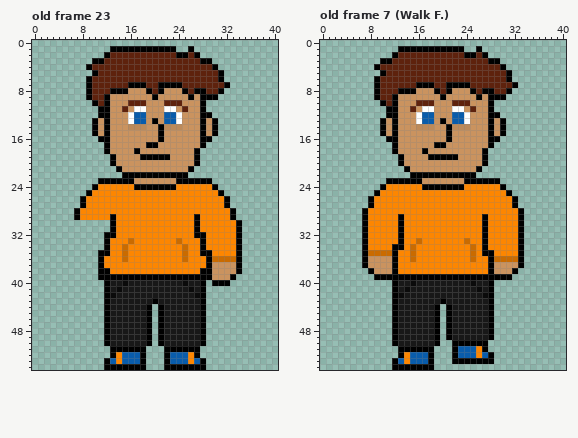
File history of a pixel-art file, WIP/Brian.aseprite. Above, as it was before the edit.
41x55 pixels, 23 frames. Shown: old frame 23, old frame 7 (Walk F.). The commit also changed other frames, which this record leaves out.
The result:
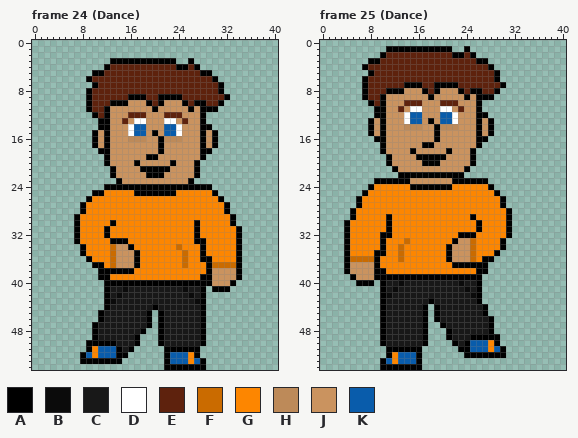
Palette (. is transparent): A #000000  B #0b0b0b  C #181818  D #ffffff  E #5e220d  F #ca6b00  G #fd8600  H #bd8a59  J #ca935f  K #095cab
A new or re-ordered frame is compared with the old frame closest to it.
Diff:
frames 23 -> 26
Frame 24 (Dance) is new; against old frame 23:
y 1: x 13..23 AAAAAAAAAAA -> ...........; x 26 A -> .
y 2: x 12..27 AEEEEEEEEEEEAAEA -> ................
y 3: x 10..29 AAEEEEEEEEEEEEEEEEAA -> ...AAAAAAAAAAA..A...
y 4: x 9..12 AEEE -> ...A; x 24..25 EE -> AA; x 27..30 EEEA -> A...
y 5: x 11 E -> A; x 28..31 EEEA -> AA..
y 6: x 30..31 EA -> A.
y 7: x 9..10 AE -> .A; x 16..18 AAA -> EEE; x 21..24 AAAA -> EEEE; x 31..32 EA -> A.
y 8: x 13..19 AAAJJJA -> EEEEEEE; x 21..25 AJJJA -> EEEEE; x 27..28 AA -> EE
y 9: x 12..32 AJJJJJJJAJJJJJAJAAA.. -> EEEEAAAEEAAAAEEEEEEEA
y 10: x 9..10 .A -> AE; x 12..27 AJJJEEEJJJEEEJJJ -> EAAAJJJAEAJJJAEA; x 29..31 ... -> EEA
y 11: x 9..11 ..A -> AEE; x 15 E -> J; x 17..18 DD -> JJ; x 20 J -> A; x 22..23 DD -> JJ; x 25..26 EJ -> JA; x 29..30 .. -> AA
y 12: x 10..11 .A -> AE; x 16..18 DKK -> EEE; x 22..24 KKD -> EEE; x 29 A -> .
y 13: x 10..11 AJ -> .A; x 15..18 JDKK -> EJDD; x 20 A -> J; x 22..25 KKDJ -> DDJE; x 29..30 JA -> ..
y 14: x 10..11 AJ -> .A; x 16..18 HHH -> DKK; x 21..24 AHHH -> JKKD; x 29..30 JA -> A.
y 15: x 16..18 JJJ -> DKK; x 20..24 JAJJJ -> AJKKD
y 16: x 10..11 .A -> AJ; x 16..18 JJJ -> HHH; x 22..24 JJJ -> HHH; x 29..30 A. -> JA
y 17: x 10..11 .. -> AJ; x 19..21 AAJ -> JJA; x 29..30 .. -> JA
y 18: x 11 . -> A; x 17 A -> J; x 21 J -> A; x 27..29 A.. -> JAA
y 19: x 12..13 .A -> AJ; x 18 A -> J; x 21..22 AA -> JJ; x 27..28 A. -> JA
y 20: x 12..13 .A -> AJ; x 17 J -> A; x 23 J -> A
y 21: x 13..14 .A -> AJ; x 18..22 JJJJJ -> AAAAA; x 26..27 A. -> JA
y 22: x 13..18 ..AAAA -> AJJJJJ; x 22..27 AAAA.. -> JJJJJA
y 23: x 11..13 AAA -> ...; x 15..16 AA -> JJ; x 24..25 AA -> JJ; x 27..29 AAA -> ...
y 24: x 10..16 AGGGGGG -> ..AAAAA; x 24..30 GGGGGGA -> AAAAAA.
y 25: x 9..11 AGG -> .AA; x 17..23 GGGGGGG -> AAAAAAA; x 30..31 GA -> A.
y 26: x 8..9 AG -> .A; x 31..32 GA -> A.
y 28: x 7..8 AG -> .A; x 32..33 GA -> A.
y 29: x 13 A -> G; x 27 A -> G
y 30: x 7..12 ...... -> AGGGGG; x 33..34 GA -> A.
y 31: x 7..13 ......A -> AGGGGAG
y 32: x 7..11 ..... -> AGGGG; x 13 A -> G; x 28 A -> G
y 33: x 7..16 .....AGGGF -> AGGGGGAAAG; x 24 F -> G; x 27 G -> A
y 34: x 8..16 ....AGGFG -> AGGGGFJJA; x 24..25 GF -> FG
y 35: x 8..17 ...AAGGFGG -> AGGGGFJJJA; x 29 A -> G
y 36: x 9..11 ..A -> AGG; x 13..17 GGFGG -> FJJJA; x 28 G -> A; x 30..33 FFFF -> GGGG
y 37: x 10 . -> A; x 13..17 GGGGG -> FJJJA; x 25 G -> F; x 30..33 JJJJ -> FFFF
y 38: x 13..16 GGGG -> AAAA; x 28 A -> G
y 39: x 13..27 AAAAAAAAAAAAAAA -> GGGGGGGGGGGGGGG; x 33..34 A. -> JA
y 40: x 13..27 CCBCCCCCCCCCBCC -> AAAAAAAAAAAAAAA; x 29..33 .AAA. -> AJJJA
y 41: x 14..15 BC -> CB; x 25..26 CB -> BC; x 30..32 ... -> AAA
y 42: x 13..14 BC -> CB; x 26..27 CB -> BC
y 43: x 13 C -> B; x 20 A -> C; x 27 C -> B
y 44: x 19..21 A.A -> CAC
y 45..46: x 11..12 .A -> AC
y 47: x 10..12 ..A -> ACC
y 48: x 10..12 ..A -> ACC; x 18..19 CA -> A.
y 49: x 10..12 ..A -> ACC; x 17..19 CCA -> A..
y 50: x 9..11 ... -> AAA; x 13 C -> A; x 17..19 CCA -> A..
y 51: x 9..13 ....A -> AGKKK; x 15 A -> C; x 17..18 AA -> ..
y 52: x 8..18 .....AGKKKA -> AKGKKKAA...
y 53: x 8..11 .... -> AAAA; x 13..18 KGKKKA -> AA....
y 54: x 12..18 AAAAAAA -> .......
Frame 25 (Dance) is new; against old frame 7 (Walk F.):
y 1: x 11..12 .. -> AA; x 22..24 AA. -> ..A; x 26 A -> .
y 2: x 10..12 ..A -> AEE; x 22..24 EEA -> AAE; x 26..27 EA -> ..
y 3: x 8..11 ..AA -> AAEE; x 26..29 EEAA -> AA..
y 4: x 7..9 ..A -> AEE; x 28..30 EEA -> A..
y 5: x 8..10 ..A -> AEE; x 29..31 EEA -> A..
y 6: x 7..9 ..A -> AEE; x 29..31 EEA -> A..
y 7: x 7..9 ..A -> AEE; x 14..15 EE -> AA; x 17..20 AAEE -> EEAA; x 23..24 AA -> EE; x 30..32 EEA -> A..
y 8: x 7..9 ..A -> AEE; x 11..12 EE -> AA; x 14..15 AA -> JJ; x 17..18 JJ -> AE; x 20..21 EA -> JJ; x 23..24 JJ -> AE; x 26..31 EAAEEA -> AEEA..
y 9: x 7..12 ..AEEA -> AEEAJJ; x 18 J -> A; x 20 A -> J; x 24 J -> A; x 27 J -> A; x 29..30 AA -> ..
y 10: x 8..9 .. -> AE; x 11..12 EA -> JJ; x 14..15 JJ -> EE; x 17..18 EE -> JJ; x 20..21 JJ -> EE; x 23..24 EE -> JJ; x 26..28 JJA -> A..
y 11: x 9..13 ..AAJ -> AAJJE; x 15..18 EJDD -> DDJJ; x 20..23 JJDD -> DDJE; x 25..28 EJJA -> JA..
y 12: x 9..12 ..AA -> AAJJ; x 14..18 JJDKK -> DKKJJ; x 20..24 JJKKD -> KKDJJ; x 26..29 JJAA -> AA..
y 13: x 8..9 .. -> AJ; x 12 A -> J; x 14..18 JJDKK -> DKKJA; x 20..24 AJKKD -> KKDJJ; x 26 J -> A; x 29..30 JA -> ..
y 14: x 8..9 .. -> AJ; x 12 A -> J; x 14..15 JJ -> HH; x 17..21 HHJJA -> JJAHH; x 23..24 HH -> JJ; x 26 J -> A; x 29..30 JA -> ..
y 15: x 8..9 .. -> AJ; x 12 A -> J; x 19 J -> A; x 21 A -> J; x 26 J -> A; x 29..30 JA -> ..
y 16: x 9..12 ..AA -> AAJJ; x 19 J -> A; x 21 A -> J; x 26..29 JJAA -> AA..
y 17: x 10..12 ..A -> AJJ; x 17..20 JJAA -> AAJJ; x 26..28 JJA -> A..
y 18: x 10..12 ..A -> AJJ; x 15 J -> A; x 17 A -> J; x 21 J -> A; x 25..27 JJA -> A..
y 19: x 11..13 ..A -> AJJ; x 16..17 JJ -> AA; x 21..22 AA -> JJ; x 25..27 JJA -> A..
y 20: x 11..13 ..A -> AJJ; x 17..19 JJJ -> AAA; x 25..27 JJA -> A..
y 21: x 12..14 ..A -> AJJ; x 24..26 JJA -> A..
y 22: x 13..14 .. -> AA; x 24..25 AA -> ..
y 23: x 9..10 .. -> AA; x 15..16 AA -> JJ; x 22..23 JJ -> AA; x 28..29 AA -> ..
y 24: x 8..10 ..A -> AGG; x 15..16 GG -> AA; x 22..23 AA -> GG; x 28..30 GGA -> A..
y 25: x 7..9 ..A -> AGG; x 29..31 GGA -> A..
y 26..27: x 6..8 ..A -> AGG; x 30..32 GGA -> A..
y 28: x 5..7 ..A -> AGG; x 31..33 GGA -> A..
y 29: x 5..7 ..A -> AGG; x 11 G -> A; x 13 A -> G; x 25 G -> A; x 27 A -> G; x 31..33 GGA -> A..
y 30..31: x 4..7 ...A -> AGGG; x 11 G -> A; x 13 A -> G; x 26..27 GA -> AG; x 31..33 GGA -> A..
y 32: x 4..7 ...A -> AGGG; x 10..11 GG -> AA; x 13 A -> G; x 23..25 GGG -> AAA; x 27 A -> G; x 31..33 GGA -> A..
y 33: x 4..7 ...A -> AGGG; x 10 G -> A; x 13..14 AG -> GF; x 16 F -> G; x 22..25 GGFG -> AJJF; x 27 A -> G; x 30..33 GGGA -> A...
y 34: x 4..7 ...A -> AGGG; x 10 G -> A; x 12..13 AA -> GF; x 15 F -> G; x 21..24 GGGG -> AJJJ; x 27 A -> G; x 30..33 GGGA -> A...
y 35: x 4..13 ...AFFFFAG -> AGGGGAAGGF; x 15 F -> G; x 21..24 GGGG -> AJJJ; x 27..33 AAGGGGA -> GGA....
y 36: x 4..13 ...AJJJJAG -> AFFFFAGGGF; x 15 F -> G; x 21..24 GGGG -> AJJJ; x 27 G -> A; x 29..33 FFFFA -> .....
y 37: x 4..7 ...A -> AJJJ; x 9..12 JJJA -> AGGG; x 22..33 GGGGGGAJJJJA -> AAAAAA......
y 38: x 4..12 ....AJJJA -> AJJJJAAGG; x 26..32 GGAJJJA -> AA.....
y 39: x 5..8 .... -> AJJJ; x 27..31 AAAAA -> .....
y 40: x 6..8 ... -> AAA; x 10..13 ..AC -> ACCB; x 15 B -> C; x 23 C -> B; x 25..28 BCCA -> CA..
y 41: x 10..12 ..A -> ACB; x 14 B -> C; x 24 C -> B; x 26..28 BCA -> A..
y 42: x 10..13 ..AB -> ABCC; x 25..28 CCBA -> BA..
y 43: x 10..12 ..A -> ACC; x 18 C -> A; x 20 A -> C; x 26..28 CCA -> A..
y 44..45: x 10..12 ..A -> ACC; x 17..18 CC -> A.; x 20..21 .A -> CC; x 27..28 CA -> A.
y 46: x 10..12 ..A -> ACC; x 17..18 CC -> A.; x 20..21 .A -> CC
y 47: x 10..12 ..A -> ACC; x 17..21 CCA.A -> A..AC
y 48: x 10..12 ..A -> ACC; x 17..19 CCA -> A..
y 49: x 10..12 ..A -> ACC; x 17..19 CCA -> A..; x 25..27 CCC -> AAA; x 29 . -> A
y 50: x 10..12 ..A -> ACC; x 17..19 CCA -> A..; x 23 A -> C; x 25..29 AAA.. -> KKKGA
y 51: x 11..12 .. -> AA; x 17..18 AA -> ..; x 22..24 AKK -> .AA; x 26..30 GA... -> KKGKA
y 52: x 11..14 ..AG -> AGKK; x 16..18 KKA -> A..; x 22..27 AKKKGK -> ..AAAA; x 29..30 .. -> AA
y 53: x 10..12 ..A -> AKG; x 14 G -> K; x 16..18 KKA -> A..; x 22..28 AAAAAAA -> .......
y 54: x 10..11 .. -> AA; x 17..18 AA -> ..
Pixel boxes of the changes (left, top, right, bottom) in both pictures:
changed: (74, 46, 242, 370)
changed: (344, 46, 524, 370)
